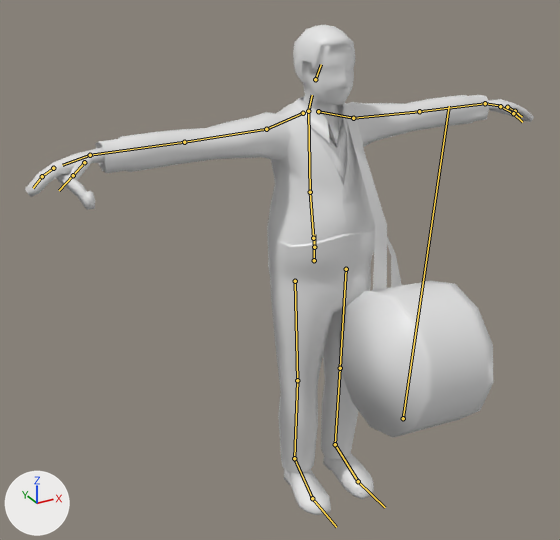
Before and after pictures for a commit that changed the FBX model Assets/Resources/3d/Characters/Drummer.fbx.
Before and after are seen from a 50 mm lens placed at (-1.249, -1.998, 1.851), pointed at (-0.17, -0.036, 0.87). Lighting does not change. The marker at lower left points along +X, +Y and +Z. The bones that bend it are drawn over the model as lines.

In view in the first picture: 'Drummer'.
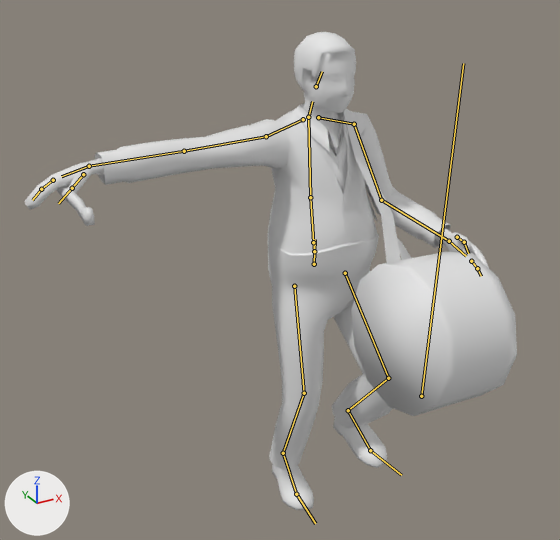
The newer file adds an action. The first version stands in its rest pose; the second is drawn at frame 80 of the action 'UnityHumanoidDrummer|DrummerWallking'.

Boxes (x1, y1, x2, y2) around the edits, measured in the pictures (560 x 540 px):
'Drummer', posed: before (25, 25, 534, 515); after (24, 32, 517, 510)
bone 'hip', root to tip: before (314, 260) to (314, 234); after (314, 264) to (315, 239)
bone 'DEF-spine', root to tip: before (314, 247) to (313, 238); after (314, 251) to (313, 242)
bone 'DEF-spine2', root to tip: before (313, 238) to (310, 192); after (313, 242) to (310, 197)
bone 'DEF-chest', root to tip: before (310, 192) to (308, 111); after (310, 197) to (308, 117)
bone 'DEF-neck', root to tip: before (308, 111) to (312, 95); after (308, 117) to (312, 101)
bone 'DEF-upper_arm.L', root to tip: before (353, 118) to (419, 111); after (354, 124) to (381, 200)
bone 'DEF-forearm.L', root to tip: before (419, 111) to (485, 103); after (381, 200) to (449, 241)
bone 'DEF-thigh.L', root to tip: before (346, 269) to (340, 368); after (345, 273) to (388, 378)
bone 'DEF-shin.L', root to tip: before (340, 368) to (335, 444); after (388, 378) to (348, 410)
bone 'DEF-foot.L', root to tip: before (335, 444) to (358, 481); after (348, 410) to (370, 450)
bone 'DEF-toe.L', root to tip: before (358, 481) to (385, 507); after (370, 450) to (401, 475)
bone 'DEF-thigh.R', root to tip: before (295, 281) to (297, 380); after (294, 286) to (304, 393)
bone 'DEF-shin.R', root to tip: before (297, 380) to (294, 458); after (304, 393) to (283, 453)
bone 'DEF-foot.R', root to tip: before (294, 458) to (312, 498); after (283, 453) to (296, 494)
bone 'DEF_Drum', root to tip: before (403, 418) to (449, 106); after (421, 396) to (463, 63)

Edits to the bpy script that builds the scene:
```text
Change bone_hip:
    where bone_hip = bpy.data.objects['UnityHumanoidDrummer'].pose.bones['hip']
    bone_hip.location: (0.0, 0.0, 0.0) -> (0.001, -0.016, -0.005)
    bone_hip.rotation_quaternion: (1.0, 0.0, 0.0, 0.0) -> (0.999, 0.041, 0.0, 0.011)  # degrees (0, 0, 0) -> degrees (5, 0, 1)
Change bone_def_spine:
    where bone_def_spine = bpy.data.objects['UnityHumanoidDrummer'].pose.bones['DEF-spine']  # child of 'hip'
    bone_def_spine.rotation_quaternion: (1.0, 0.0, 0.0, 0.0) -> (1.0, -0.017, 0.0, -0.005)  # degrees (0, 0, 0) -> degrees (-2, 0, -1)
Change bone_def_spine2:
    where bone_def_spine2 = bpy.data.objects['UnityHumanoidDrummer'].pose.bones['DEF-spine2']  # child of 'DEF-spine'
    bone_def_spine2.rotation_quaternion: (1.0, 0.0, 0.0, 0.0) -> (1.0, -0.008, -0.009, -0.002)  # degrees (0, 0, 0) -> degrees (-1, -1, 0)
Change bone_def_chest:
    where bone_def_chest = bpy.data.objects['UnityHumanoidDrummer'].pose.bones['DEF-chest']  # child of 'DEF-spine2'
    bone_def_chest.rotation_quaternion: (1.0, 0.0, 0.0, 0.0) -> (1.0, 0.008, 0.007, 0.007)  # degrees (0, 0, 0) -> degrees (1, 1, 1)
Change bone_def_neck:
    where bone_def_neck = bpy.data.objects['UnityHumanoidDrummer'].pose.bones['DEF-neck']  # child of 'DEF-chest'
    bone_def_neck.rotation_quaternion: (1.0, 0.0, 0.0, 0.0) -> (1.0, -0.009, -0.002, -0.007)  # degrees (0, 0, 0) -> degrees (-1, 0, -1)
Change bone_def_upper_arm_l:
    where bone_def_upper_arm_l = bpy.data.objects['UnityHumanoidDrummer'].pose.bones['DEF-upper_arm.L']  # child of 'DEF-shoulder.L'
    bone_def_upper_arm_l.rotation_quaternion: (1.0, 0.0, 0.0, 0.0) -> (0.798, -0.275, -0.098, -0.528)  # degrees (0, 0, 0) -> degrees (-22, -27, -62)
Change bone_def_forearm_l:
    where bone_def_forearm_l = bpy.data.objects['UnityHumanoidDrummer'].pose.bones['DEF-forearm.L']  # child of 'DEF-upper_arm.L'
    bone_def_forearm_l.rotation_quaternion: (1.0, 0.0, 0.0, 0.0) -> (0.887, 0.396, -0.047, -0.231)  # degrees (0, 0, 0) -> degrees (47, 6, -27)
Change bone_def_thigh_l:
    where bone_def_thigh_l = bpy.data.objects['UnityHumanoidDrummer'].pose.bones['DEF-thigh.L']  # child of 'hip'
    bone_def_thigh_l.rotation_quaternion: (1.0, 0.0, 0.0, 0.0) -> (0.879, -0.376, -0.264, -0.129)  # degrees (0, 0, 0) -> degrees (-46, -34, -2)
Change bone_def_shin_l:
    where bone_def_shin_l = bpy.data.objects['UnityHumanoidDrummer'].pose.bones['DEF-shin.L']  # child of 'DEF-thigh.L'
    bone_def_shin_l.rotation_quaternion: (1.0, 0.0, 0.0, 0.0) -> (0.765, 0.645, 0.0, 0.0)  # degrees (0, 0, 0) -> degrees (80, 0, 0)
Change bone_def_foot_l:
    where bone_def_foot_l = bpy.data.objects['UnityHumanoidDrummer'].pose.bones['DEF-foot.L']  # child of 'DEF-shin.L'
    bone_def_foot_l.rotation_quaternion: (1.0, 0.0, 0.0, 0.0) -> (0.939, -0.208, 0.031, 0.272)  # degrees (0, 0, 0) -> degrees (-22, 10, 30)
Change bone_def_toe_l:
    where bone_def_toe_l = bpy.data.objects['UnityHumanoidDrummer'].pose.bones['DEF-toe.L']  # child of 'DEF-foot.L'
    bone_def_toe_l.rotation_quaternion: (1.0, 0.0, 0.0, 0.0) -> (0.994, 0.108, 0.002, 0.003)  # degrees (0, 0, 0) -> degrees (12, 0, 0)
Change bone_def_thigh_r:
    where bone_def_thigh_r = bpy.data.objects['UnityHumanoidDrummer'].pose.bones['DEF-thigh.R']  # child of 'hip'
    bone_def_thigh_r.rotation_quaternion: (1.0, 0.0, 0.0, 0.0) -> (0.964, -0.115, 0.231, 0.067)  # degrees (0, 0, 0) -> degrees (-12, 27, 5)
Change bone_def_shin_r:
    where bone_def_shin_r = bpy.data.objects['UnityHumanoidDrummer'].pose.bones['DEF-shin.R']  # child of 'DEF-thigh.R'
    bone_def_shin_r.rotation_quaternion: (1.0, 0.0, 0.0, 0.0) -> (0.971, 0.239, 0.0, 0.0)  # degrees (0, 0, 0) -> degrees (28, 0, 0)
Change bone_def_foot_r:
    where bone_def_foot_r = bpy.data.objects['UnityHumanoidDrummer'].pose.bones['DEF-foot.R']  # child of 'DEF-shin.R'
    bone_def_foot_r.rotation_quaternion: (1.0, 0.0, 0.0, 0.0) -> (0.97, -0.131, -0.012, -0.205)  # degrees (0, 0, 0) -> degrees (-14, -4, -23)
Change bone_def_drum:
    where bone_def_drum = bpy.data.objects['UnityHumanoidDrummer'].pose.bones['DEF_Drum']
    bone_def_drum.location: (0.0, 0.0, 0.0) -> (0.001, 0.124, 0.075)
    bone_def_drum.rotation_quaternion: (1.0, 0.0, 0.0, 0.0) -> (1.0, -0.001, 0.009, 0.016)  # degrees (0, 0, 0) -> degrees (0, 1, 2)
```
